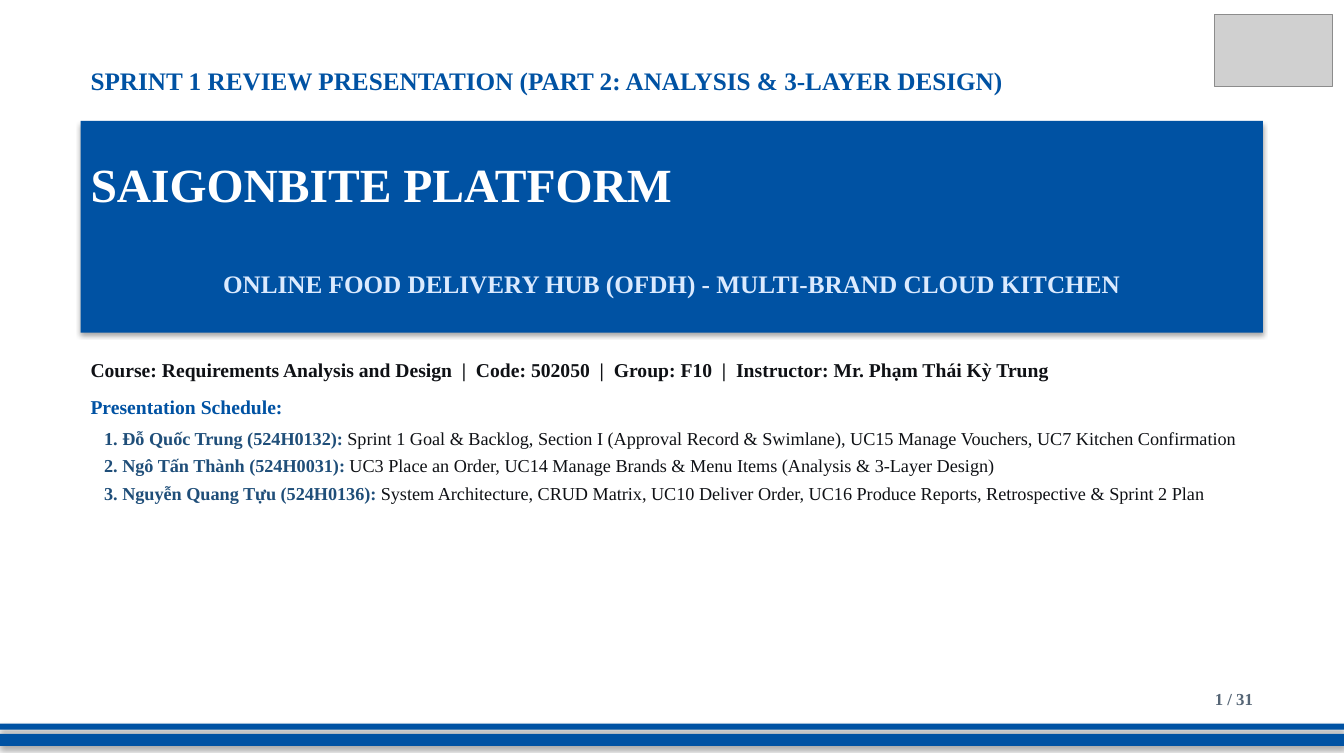
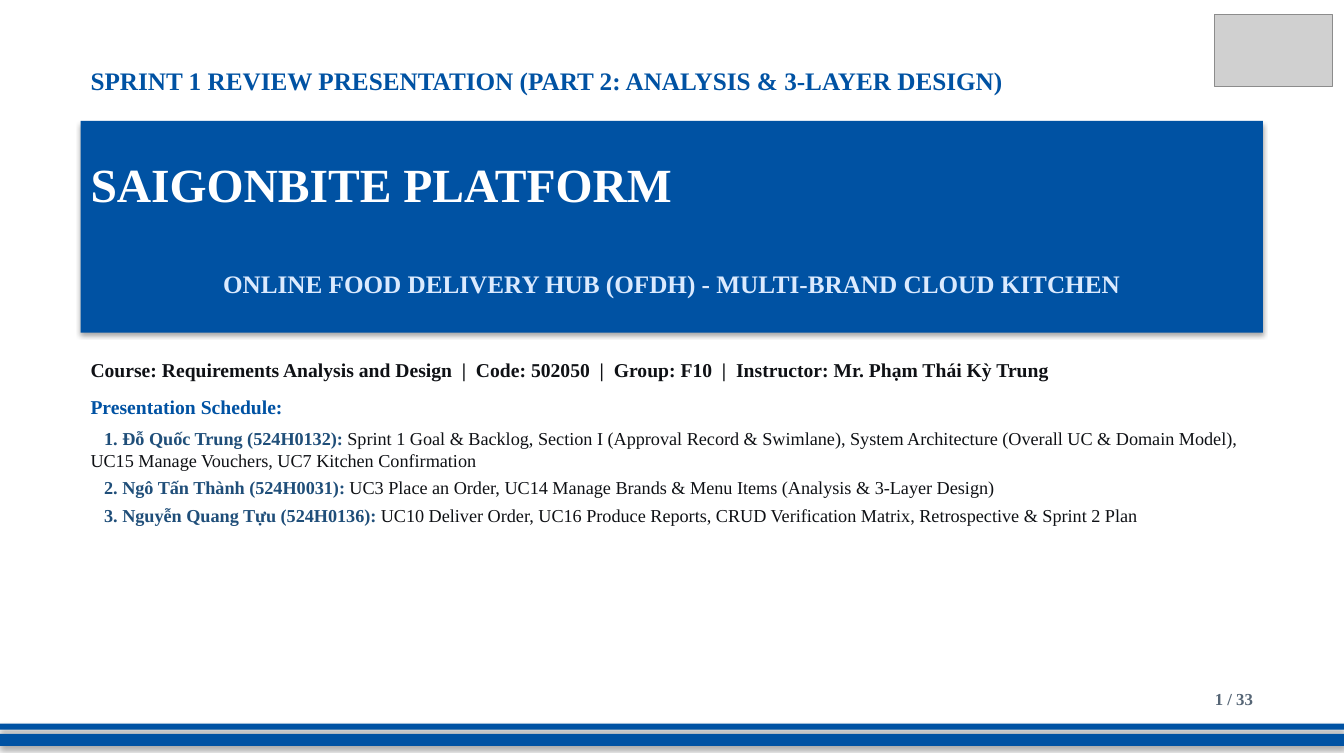
Before and after one commit to DoQuocTrung06/SaigonBite-RAD-TeamF10, a slide deck: slide 1 of Part_2/TeamF10_Presentation_for_SaigonBite.pptx. Drawn at 1344x756 pixels with LibreOffice and Linux fonts; fonts in the diff are those of the drawing; grey boxes stand for pictures. Boxes give left, top, right and bottom in pixels: in the first picture for what was removed or moved away, otherwise in the second. Text is boxed around its words. In the diff, an @@ line names an element or a change of style, - is before the commit and + after.

```diff
--- a/Part_2/TeamF10_Presentation_for_SaigonBite.pptx
+++ b/Part_2/TeamF10_Presentation_for_SaigonBite.pptx
@@ text at (91,431,1237,471): text changed @@
-1. Đỗ Quốc Trung (524H0132): Sprint 1 Goal & Backlog, Section I (Approval Record & Swimlane), UC15 Manage Vouchers, UC7 Kitchen Confirmation
+1. Đỗ Quốc Trung (524H0132): Sprint 1 Goal & Backlog, Section I (Approval Record & Swimlane), System Architecture (Overall UC & Domain Model), UC15 Manage Vouchers, UC7 Kitchen Confirmation
@@ text at (104,508,1137,526): text changed @@
-3. Nguyễn Quang Tựu (524H0136): System Architecture, CRUD Matrix, UC10 Deliver Order, UC16 Produce Reports, Retrospective & Sprint 2 Plan
+3. Nguyễn Quang Tựu (524H0136): UC10 Deliver Order, UC16 Produce Reports, CRUD Verification Matrix, Retrospective & Sprint 2 Plan
@@ text at (1215,694,1253,705): text changed @@
-1 / 31
+1 / 33
```
Also in this commit, not shown: 30 other slides changed, 2 slides added.
